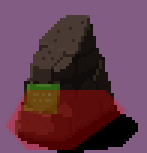
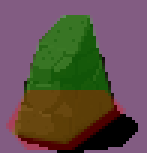
Two versions of the same layered image (147x153). Layer-by-layer changes:
painted on "Hotspot" over (x1=12, y1=15, x2=114, y2=144)
painted on "LargeRockC.png" over (x1=33, y1=93, x2=51, y2=102)
